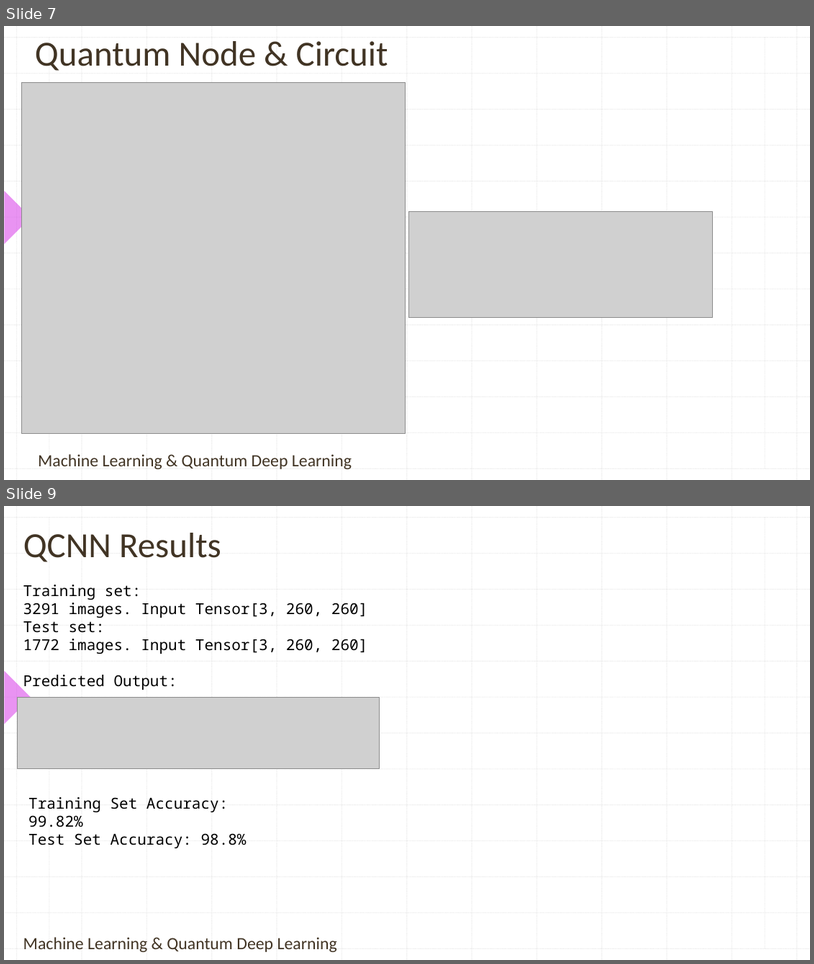
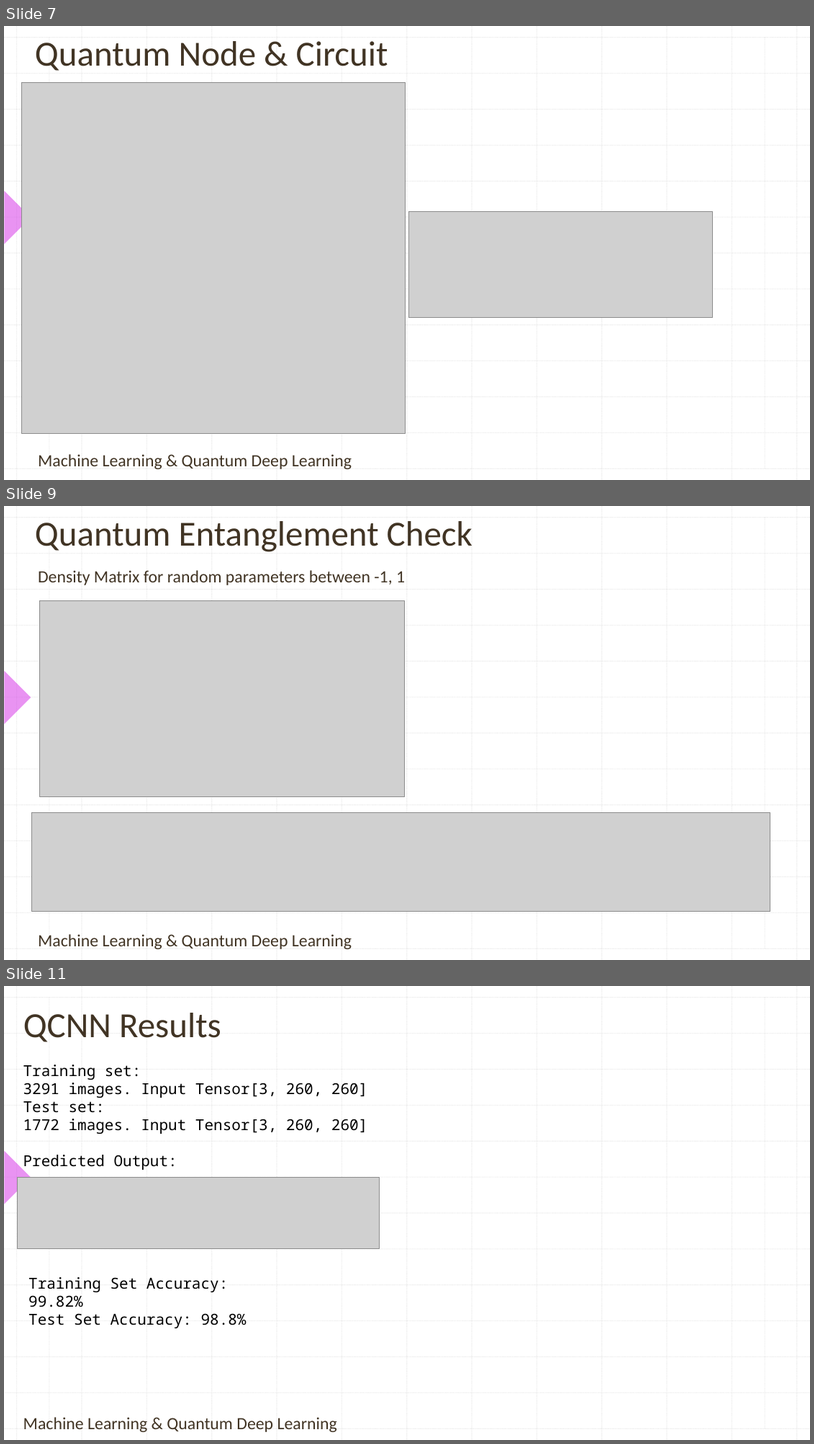
Before and after one commit to contepablod/QCNNCancerBinaryClassifier, a slide deck: QCNNCancerClassifier.pptx. Shown one above the other, each under a label of ours: slides 7 and 9 before the commit, slides 7, 9 and 11 after it; the slides between them are not shown. The pictures are 814x964 and 814x1444 pixels, drawn with LibreOffice and Linux fonts; fonts in the diff are those of the drawing; grey boxes stand for pictures; background and template pictures are left out. Boxes give left, top, right and bottom in pixels: in the first picture for what was removed or moved away, otherwise in the second. Text is boxed around its words. In the diff, an @@ line names an element or a change of style, - is before the commit and + after.

```diff
--- a/QCNNCancerClassifier.pptx
+++ b/QCNNCancerClassifier.pptx
@@ slide 9 added at [4,506,810,960], background picture (left out); not listed: 29 template elements that a slide beside it also shows @@
@@ title added at [35,521,473,552], 42 pt, text #413424 @@
+Quantum Entanglement Check
@@ text added at [38,570,405,585], 20.4 pt, text #413424 @@
+Density Matrix for random parameters between -1, 1
@@ picture added at [40,600,404,796] @@
@@ picture added at [32,812,771,911] @@
@@ text added at [38,934,352,949], 20.4 pt, text #413424 @@
+Machine Learning & Quantum Deep Learning
@@ what was slide 9 is now slide 11 @@
```
Also in this commit, not shown: 5 slides changed, 1 other slide added.
